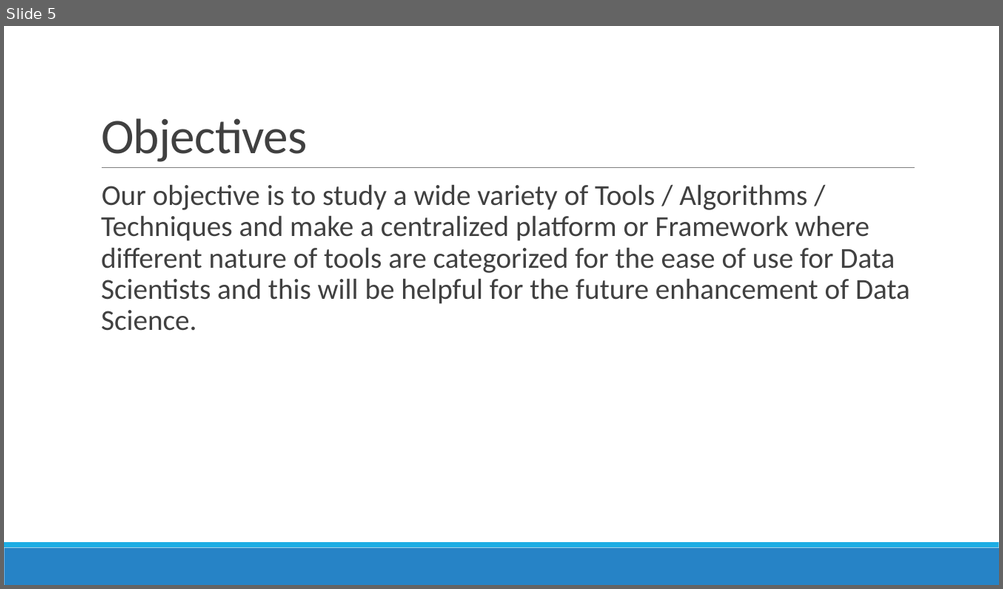
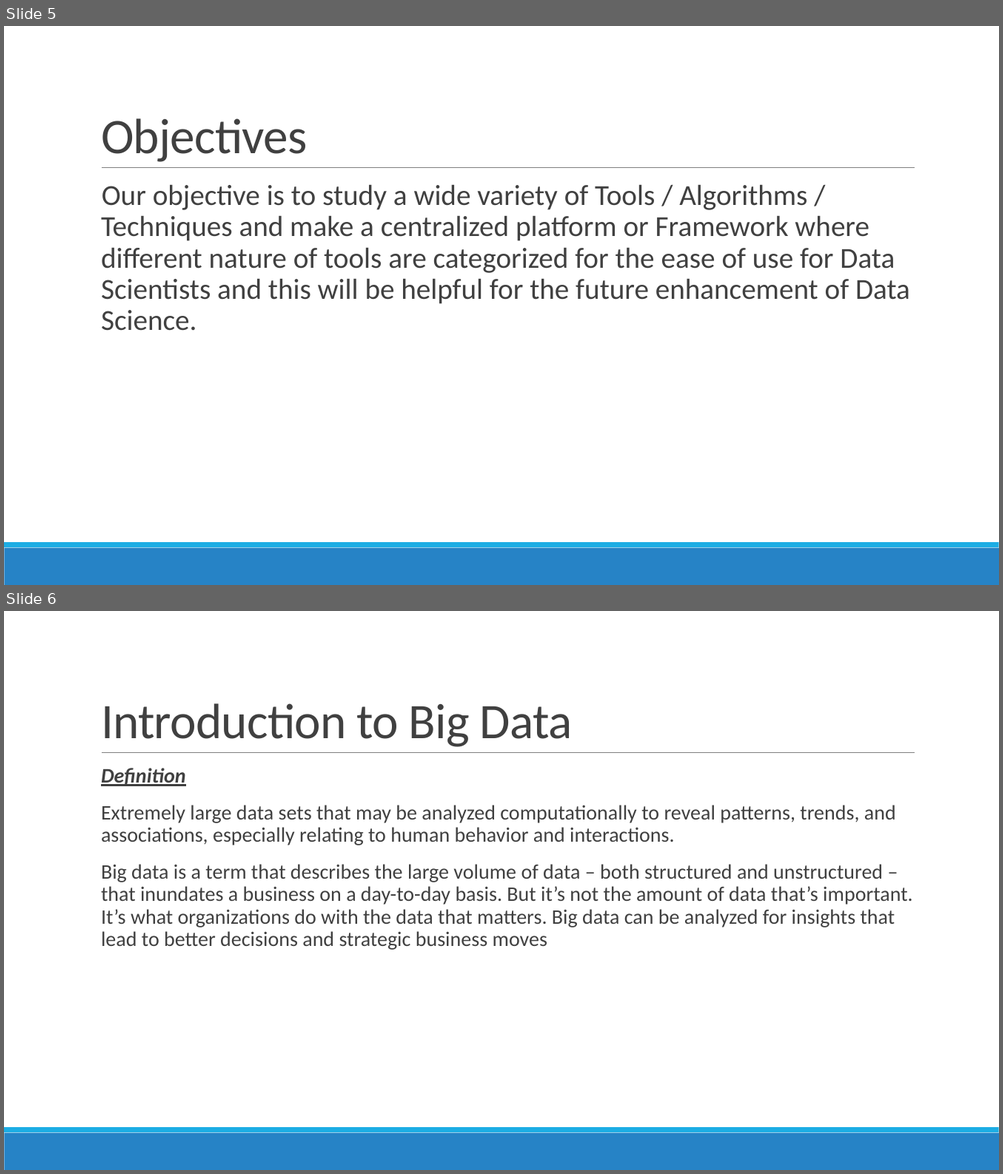
Before and after one commit to DistributedSystems-Fall2018-NEDUET/project-dist_sys, a slide deck: Project Interim Submission/Generic DS Framework.pptx. Shown one above the other, each under a label of ours: slide 5 before the commit, slides 5 and 6 after it. The pictures are 1003x589 and 1003x1174 pixels, drawn with LibreOffice and Linux fonts; fonts in the diff are those of the drawing. Boxes give left, top, right and bottom in pixels: in the first picture for what was removed or moved away, otherwise in the second. Text is boxed around its words. In the diff, an @@ line names an element or a change of style, - is before the commit and + after.

```diff
--- a/Project Interim Submission/Generic DS Framework.pptx
+++ b/Project Interim Submission/Generic DS Framework.pptx
@@ slide 6 added at (x1=4, y1=611, x2=999, y2=1170), background #FFFFFF; not listed: 3 template elements that a slide beside it also shows @@
@@ title added at (x1=101, y1=703, x2=572, y2=747), 48 pt, text #404040 @@
+Introduction to Big Data
@@ text added at (x1=101, y1=768, x2=912, y2=950), 20 pt, text #404040 @@
+  Definition
+  Extremely large data sets that may be analyzed computationally to reveal patterns, trends, and associations, especially relating to human behavior and interactions.
+  Big data is a term that describes the large volume of data – both structured and unstructured – that inundates a business on a day-to-day basis. But it’s not the amount of data that’s important. It’s what organizations do with the data that matters. Big data can be analyzed for insights that lead to better decisions and strategic business moves
```
Also in this commit, not shown: 1 slide changed.
